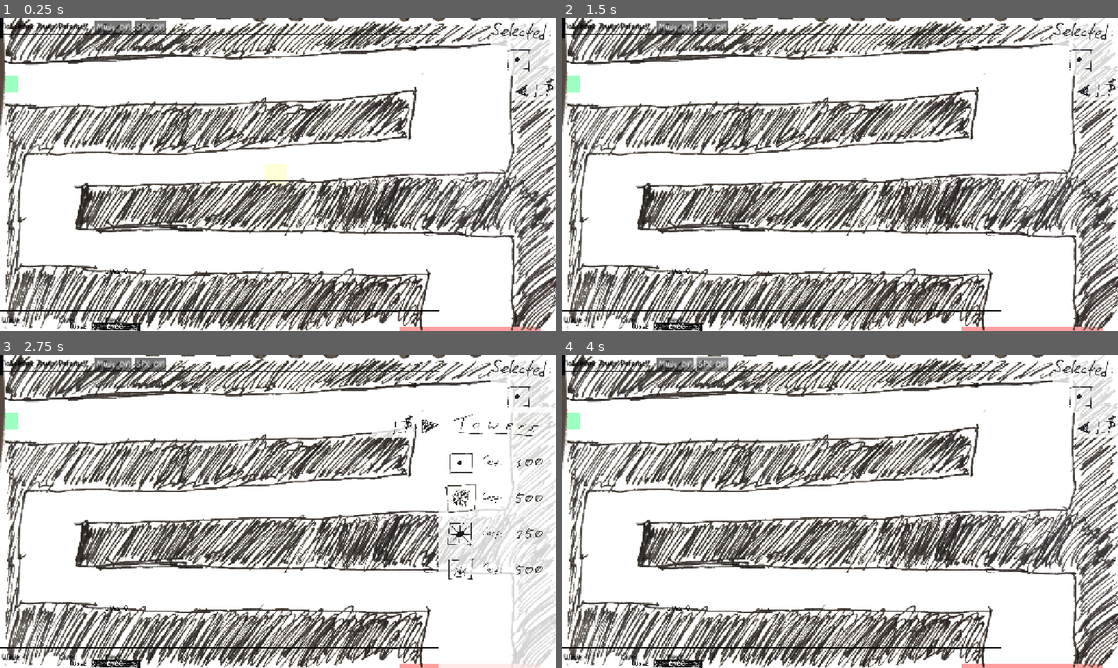
Above: before the commit, frames 1-4 (two rows, left to right).
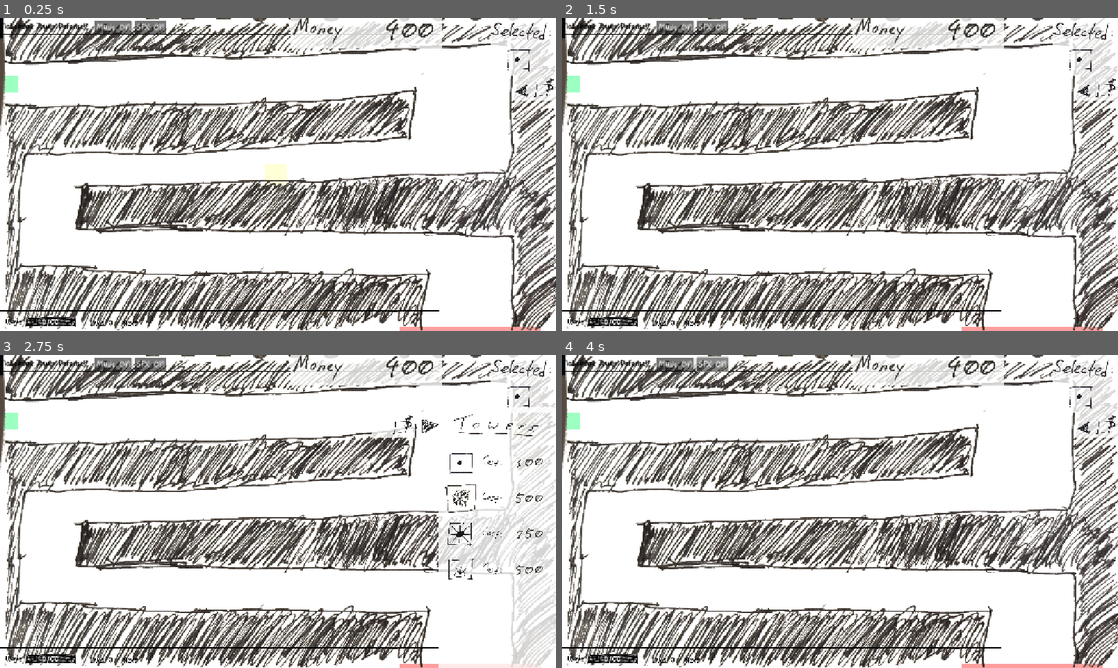
Above: after the commit, the same moments.

Repository: OzuYatamutsu/notebook-tower-defense
Game: Godot game, scene res://levels/level_cools.tscn
The game is run twice, just before and just after one commit, with the same random seed, the same clock (stepped at 60 frames per second) and the same inputs. This scene is started directly instead of the project's main scene.
Inputs (mouse positions are in pixels of both pictures, inside the frame that each line leads up to):
- Up to frame 1 (0.25 s): no input
- Up to frame 2 (1.5 s): click "SFX: ON" at 0.5 s; click (1106, 86) at 1.25 s
- Up to frame 3 (2.75 s): click (522, 426) at 2 s
- Up to frame 4 (4 s): click (990, 426) at 2.75 s; click "SFX: ON" at 3.5 s

The runs differ from the first frame. In frame 1, 2.0% of the frame differs, in the area x 0-80%, y 0-100%; in frame 2, 2.0%; in frame 3, 2.0%; in frame 4, 2.0%.
Error in both runs: Attempt to call function 'set_max_time' in base 'null instance' on a null instance. (res://levels/level.gd:50)

Commit message:
Update nextwavemeter to match the others

Diff:
--- a/components/NextWaveMeter.tscn
+++ b/components/NextWaveMeter.tscn
@@ -1,24 +1,30 @@
-[gd_scene load_steps=3 format=3 uid="uid://crh5ydle8qkpy"]
+[gd_scene load_steps=4 format=3 uid="uid://crh5ydle8qkpy"]
 
 [ext_resource type="Script" uid="uid://cmeghri4gm058" path="res://components/next_wave_meter.gd" id="1_ifmuv"]
+[ext_resource type="Theme" uid="uid://dym7h64funxyg" path="res://components/UIDefault.tres" id="2_ifmuv"]
 [ext_resource type="Texture2D" uid="uid://bqmx3udvicsbi" path="res://sprites/basic_enemy.png" id="3_ifmuv"]
 
 [node name="NextWaveMeter" type="Control" groups=["next_wave_meter"]]
 layout_mode = 3
-anchors_preset = 15
-anchor_right = 1.0
-anchor_bottom = 1.0
-offset_top = -145.0
-offset_bottom = -145.0
-grow_horizontal = 2
-grow_vertical = 2
+anchors_preset = 0
 script = ExtResource("1_ifmuv")
+
+[node name="NextWaveLabel" type="Label" parent="."]
+offset_right = 134.0
+offset_bottom = 66.0
+theme = ExtResource("2_ifmuv")
+theme_override_colors/font_color = Color(0, 0, 0, 1)
+theme_override_font_sizes/font_size = 60
+text = "Next:"
+vertical_alignment = 1
 
 [node name="NextMobSpriteContainer" type="HBoxContainer" parent="."]
 layout_mode = 0
-offset_right = 1004.0
-offset_bottom = 500.0
-scale = Vector2(0.5, 0.5)
+offset_left = 162.0
+offset_top = -3.0
+offset_right = 1166.0
+offset_bottom = 497.0
+scale = Vector2(0.15, 0.15)
 
 [node name="PlaceholderSprite" type="TextureRect" parent="NextMobSpriteContainer"]
 layout_mode = 2
--- a/components/ui.tscn
+++ b/components/ui.tscn
@@ -57,18 +57,19 @@
 theme = ExtResource("1_24715")
 text = "SFX: ON"
 
-[node name="LivesMeter" parent="." instance=ExtResource("2_k05k2")]
-anchors_preset = 2
+[node name="MoneyMeter" parent="TopBar" instance=ExtResource("1_34iyr")]
+layout_mode = 1
+anchors_preset = 3
+anchor_left = 1.0
 anchor_top = 1.0
-anchor_right = 0.0
-offset_left = 241.0
-offset_top = -34.0
-offset_right = 241.0
-offset_bottom = -34.0
-grow_horizontal = 1
+offset_left = 511.0
+offset_top = 27.0
+offset_right = 511.0
+offset_bottom = 27.0
+grow_horizontal = 0
 grow_vertical = 0
 scale = Vector2(0.3, 0.3)
-pivot_offset = Vector2(0, -165)
+pivot_offset = Vector2(-515, -165)
 
 [node name="BottomBar" type="Control" parent="."]
 layout_mode = 3
@@ -88,54 +89,33 @@
 grow_vertical = 2
 color = Color(0, 0, 0, 1)
 
-[node name="WaveLabel" type="RichTextLabel" parent="BottomBar"]
-layout_mode = 0
-offset_left = 2.00844
-offset_top = 5.0
-offset_right = 50.0084
-offset_bottom = 42.0
-theme = ExtResource("1_24715")
-text = "Wave:"
-fit_content = true
-vertical_alignment = 1
+[node name="WaveMeter" parent="BottomBar" instance=ExtResource("3_0eatc")]
+offset_left = 11.0
+offset_top = 16.0
+offset_right = 11.0
+offset_bottom = 16.0
+scale = Vector2(0.3, 0.3)
 
-[node name="LivesLabel" type="RichTextLabel" parent="BottomBar"]
-layout_mode = 0
-offset_left = 134.063
-offset_top = 5.0
-offset_right = 182.063
-offset_bottom = 42.0
-theme = ExtResource("1_24715")
-text = "Lives:"
-fit_content = true
-vertical_alignment = 1
-
-[node name="NextLabel" type="RichTextLabel" parent="BottomBar"]
-layout_mode = 0
-offset_left = 240.008
-offset_top = 5.0
-offset_right = 288.008
-offset_bottom = 42.0
-theme = ExtResource("1_24715")
-text = "Next:"
-fit_content = true
-vertical_alignment = 1
-
-[node name="MoneyMeter" parent="." instance=ExtResource("1_34iyr")]
-visible = false
-anchors_preset = 3
-anchor_left = 1.0
+[node name="LivesMeter" parent="BottomBar" instance=ExtResource("2_k05k2")]
+layout_mode = 1
+anchors_preset = 2
 anchor_top = 1.0
-grow_horizontal = 0
+anchor_right = 0.0
+offset_left = 205.0
+offset_top = 132.0
+offset_right = 205.0
+offset_bottom = 132.0
+grow_horizontal = 1
 grow_vertical = 0
 scale = Vector2(0.3, 0.3)
-pivot_offset = Vector2(-515, -165)
+pivot_offset = Vector2(0, -165)
 
-[node name="WaveMeter" parent="." instance=ExtResource("3_0eatc")]
-offset_left = 161.0
-offset_top = 698.0
-offset_right = -1119.0
-offset_bottom = -22.0
+[node name="NextWaveMeter" parent="BottomBar" instance=ExtResource("6_23jcn")]
+layout_mode = 1
+offset_left = 281.0
+offset_top = 19.0
+offset_right = 1154.0
+offset_bottom = 19.0
 scale = Vector2(0.3, 0.3)
 
 [node name="SelectedTowerMeter" parent="." instance=ExtResource("4_24715")]
@@ -153,11 +133,4 @@
 [node name="TowerBuyPanel" parent="." instance=ExtResource("5_451mt")]
 visible = false
 
-[node name="NextWaveMeter" parent="." instance=ExtResource("6_23jcn")]
-offset_left = 578.0
-offset_top = 678.0
-offset_right = 1451.0
-offset_bottom = 218.0
-scale = Vector2(0.15, 0.15)
-
 [node name="TowerUpgradePanel" parent="." instance=ExtResource("7_k05k2")]
